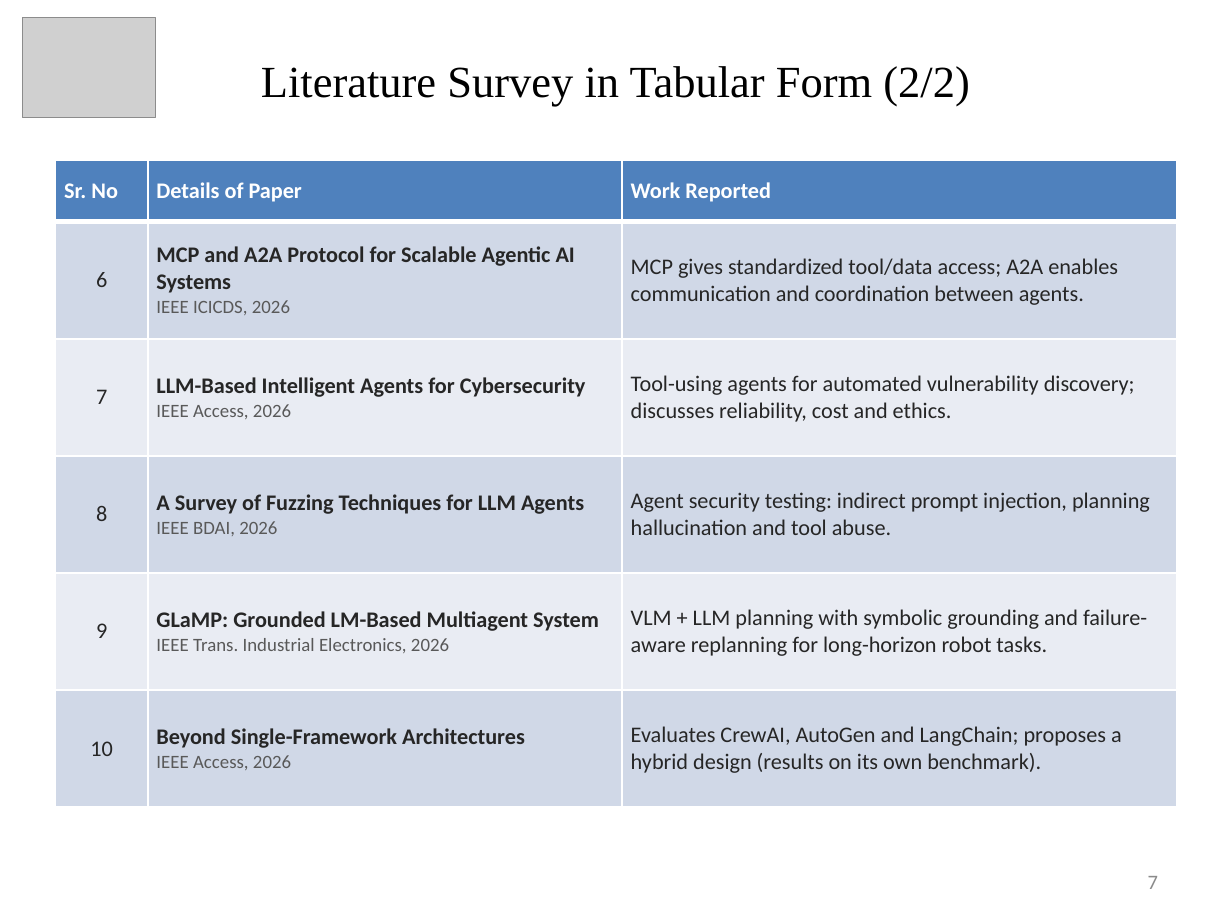
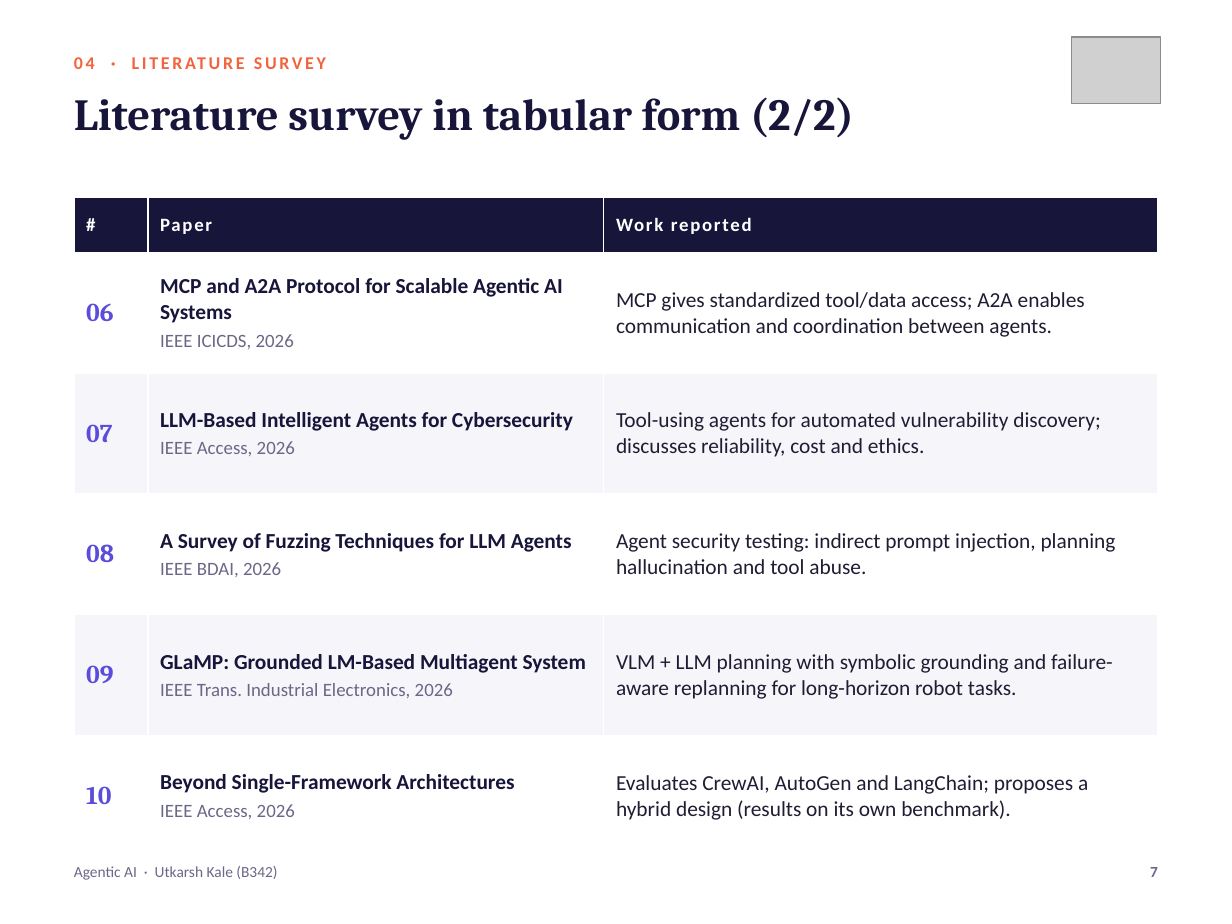
Before and after one commit to UtkarshKale/Cooga, a slide deck: slide 7 of seminar-ppt/Seminar_PPT_Agentic_AI_B342_Utkarsh_Kale.pptx. Drawn at 1232x924 pixels with LibreOffice and Linux fonts; fonts in the diff are those of the drawing; grey boxes stand for pictures. Boxes give left, top, right and bottom in pixels: in the first picture for what was removed or moved away, otherwise in the second. Text is boxed around its words. In the diff, an @@ line names an element or a change of style, - is before the commit and + after.

```diff
--- a/seminar-ppt/Seminar_PPT_Agentic_AI_B342_Utkarsh_Kale.pptx
+++ b/seminar-ppt/Seminar_PPT_Agentic_AI_B342_Utkarsh_Kale.pptx
@@ text added at (74, 52, 1010, 89), 10.5 pt, text #F2643D, bold @@
+04 · LITERATURE SURVEY
@@ picture: place and size @@
-picture at (22, 17, 155, 117)
+picture at (1072, 37, 1161, 103)
@@ text "Literature survey in tabular form ..." at (74, 97, 854, 140): vertical alignment middle to top @@
@@ text at (74, 97, 854, 140): text changed; font Times New Roman to Cambria; text colour #000000 to #17153A; bold on @@
-Literature Survey in Tabular Form (2/2)
+Literature survey in tabular form (2/2)
@@ table at (74, 197, 1158, 856) @@
-row 1: Sr. No | Details of Paper | Work Reported
+row 1: # | Paper | Work reported
-row 2, column 1: 6
+row 2, column 1: 06
-row 3, column 1: 7
+row 3, column 1: 07
-row 4, column 1: 8
+row 4, column 1: 08
-row 5, column 1: 9
+row 5, column 1: 09
@@ fill #4F81BD to #17153A in row 1 @@
@@ fill #D0D8E8 to #FFFFFF in 9 cells @@
@@ fill #E9EDF4 to #F5F5FA in 6 cells @@
@@ size 13 to 12.5 pt in "MCP and A2A Protocol for Scalable Agentic ...", "MCP gives standardized tool/data access; A2A enables ...", "LLM-Based Intelligent Agents for Cybersecurity", "Tool-using agents for automated vulnerability discovery; dis ..." and 6 more places @@
@@ text colour #262626 to #17153A in "MCP and A2A Protocol for Scalable Agentic ...", "LLM-Based Intelligent Agents for Cybersecurity", "A Survey of Fuzzing Techniques for LLM ...", "GLaMP: Grounded LM-Based Multiagent System" and 1 more places @@
@@ text colour #595959 to #6A6886 in "IEEE ICICDS, 2026", "IEEE Access, 2026", "IEEE BDAI, 2026", "IEEE Trans. Industrial Electronics, 2026" and 1 more places @@
@@ text colour #262626 to #1F1D33 in "MCP gives standardized tool/data access; A2A enables ...", "Tool-using agents for automated vulnerability discovery; dis ...", "Agent security testing: indirect prompt injection, planning ...", "VLM + LLM planning with symbolic grounding ..." and 1 more places @@
@@ size 13 to 15 pt, font Calibri to Cambria, text colour #262626 to #5B4CDB, bold on in "10" @@
@@ more space between paragraphs @@
@@ alignment centre to left @@
@@ borders changed @@
@@ table: place and size @@
-table at (55, 160, 1177, 807)
+table at (74, 197, 1158, 856)
@@ text added at (74, 866, 277, 880), 9 pt, text #6A6886 @@
+Agentic AI · Utkarsh Kale (B342)
@@ page number: place and size @@
-page number at (1148, 876, 1158, 889)
+page number at (1150, 867, 1158, 877)
@@ page number at (1150, 867, 1158, 877): size 12 to 9 pt, text colour #8C8C8C to #6A6886, bold on; vertical alignment middle to top @@
```
Also in this commit, not shown: 18 other slides changed, 7 other files.
